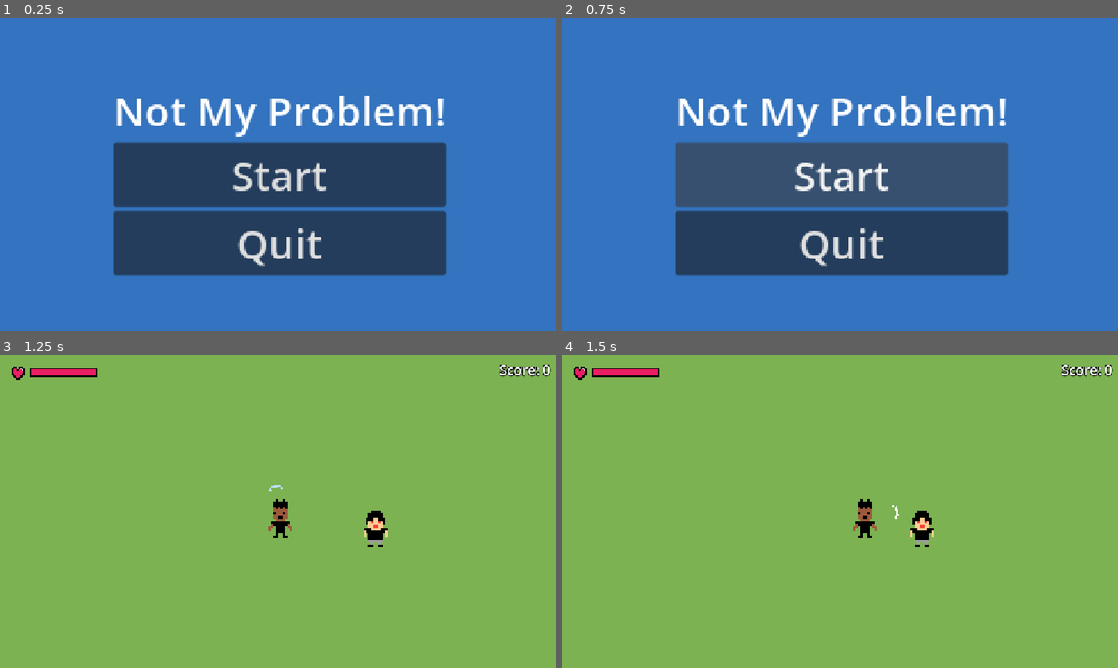
Above: before the commit, frames 1-4 (two rows, left to right).
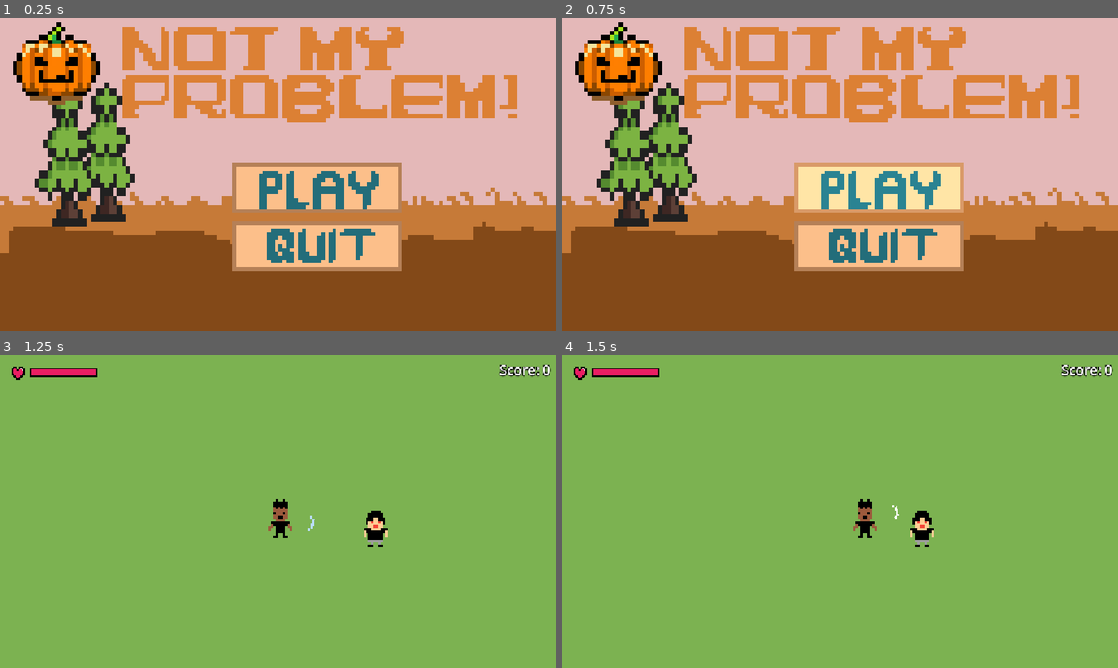
Above: after the commit, the same moments.

Repository: mcl-playz/notmyproblem
Game: Godot game, scene res://scenes/menu.tscn
Same seed, same stepped clock (60 frames per second), same inputs: the game is played once before the commit and once after it. Sound files missing from this copy of the repository are replaced by a short silence.
Inputs (mouse positions are in pixels of both pictures, inside the frame that each line leads up to; where the layout moved, square brackets give the same spot in the first picture):
- Up to frame 1 (0.25 s): no input
- Up to frame 2 (0.75 s): click (878, 187) [840, 174] at 0.5 s
- Up to frame 3 (1.25 s): no input
- Up to frame 4 (1.5 s): move the mouse to (962, 495) at 1.27 s; hold D (right) from 1.28 s (still down); click (962, 495) at 1.35 s

The runs differ from the first frame. In frame 1, 100% of the frame differs, in the area x 0-100%, y 0-100%; in frame 2, 100%; in frame 3, less than 0.1%; in frame 4, nothing differs.

Commit message:
feat: use the new main menu art

Diff:
--- a/scenes/menu.tscn
+++ b/scenes/menu.tscn
@@ -2,42 +2,64 @@
 
 [ext_resource type="Script" uid="uid://bj24tovdk4v4" path="res://scripts/menu.gd" id="1_yqeox"]
 [ext_resource type="AudioStream" uid="uid://g41n7cet48vc" path="res://assets/sounds/click.wav" id="2_click"]
+[ext_resource type="Texture2D" uid="uid://dqvrk2yldhcu4" path="res://assets/menu/main/backdrop.png" id="3_backdrop"]
+[ext_resource type="Texture2D" uid="uid://dxyn4gamdbavv" path="res://assets/menu/main/play button.png" id="4_play"]
+[ext_resource type="Texture2D" uid="uid://bb571tfrdmmf" path="res://assets/menu/main/quit button.png" id="5_quit"]
 
-[node name="Control" type="Control" unique_id=1720388359]
+[sub_resource type="AtlasTexture" id="AtlasTexture_play"]
+atlas = ExtResource("4_play")
+region = Rect2(40, 104, 176, 52)
+
+[sub_resource type="AtlasTexture" id="AtlasTexture_quit"]
+atlas = ExtResource("5_quit")
+region = Rect2(32, 104, 176, 52)
+
+[node name="Menu" type="Control" unique_id=1720388359]
 layout_mode = 3
 anchors_preset = 15
 anchor_right = 1.0
 anchor_bottom = 1.0
-offset_right = -1152.0
-offset_bottom = -648.0
 grow_horizontal = 2
 grow_vertical = 2
 script = ExtResource("1_yqeox")
 
-[node name="CenterContainer" type="CenterContainer" parent="." unique_id=1979685925]
-layout_mode = 0
-offset_right = 548.4633
-offset_bottom = 316.31204
-scale = Vector2(2.115, 2.115)
+[node name="Backdrop" type="TextureRect" parent="." unique_id=1979685925]
+layout_mode = 1
+anchors_preset = 10
+anchor_right = 1.0
+grow_horizontal = 2
+texture = ExtResource("3_backdrop")
+expand_mode = 5
 
-[node name="VBoxContainer" type="VBoxContainer" parent="CenterContainer" unique_id=1429003541]
+[node name="Buttons" type="VBoxContainer" parent="." unique_id=1429003541]
+layout_mode = 1
+anchors_preset = -1
+anchor_left = 0.57
+anchor_top = 0.52
+anchor_right = 0.57
+anchor_bottom = 0.52
+offset_left = -176.0
+offset_top = -36.95999
+offset_right = 176.0
+offset_bottom = 187.04025
+grow_horizontal = 2
+grow_vertical = 2
+theme_override_constants/separation = 16
+alignment = 1
+
+[node name="Start" type="TextureButton" parent="Buttons" unique_id=1656449215]
+custom_minimum_size = Vector2(352, 104)
 layout_mode = 2
+texture_normal = SubResource("AtlasTexture_play")
+ignore_texture_size = true
+stretch_mode = 0
 
-[node name="Not My Problem!" type="Label" parent="CenterContainer/VBoxContainer" unique_id=309275270]
+[node name="Quit" type="TextureButton" parent="Buttons" unique_id=890634472]
+custom_minimum_size = Vector2(352, 104)
 layout_mode = 2
-theme_override_font_sizes/font_size = 40
-text = "Not My Problem!"
-
-[node name="Start" type="Button" parent="CenterContainer/VBoxContainer" unique_id=1656449215]
-layout_mode = 2
-theme_override_font_sizes/font_size = 40
-text = "Start"
-
-[node name="Quit" type="Button" parent="CenterContainer/VBoxContainer" unique_id=890634472]
-layout_mode = 2
-theme_override_font_sizes/font_size = 40
-text = "Quit
-"
+texture_normal = SubResource("AtlasTexture_quit")
+ignore_texture_size = true
+stretch_mode = 0
 
 [node name="ClickSound" type="AudioStreamPlayer" parent="." unique_id=1364829175]
 stream = ExtResource("2_click")
--- a/scripts/menu.gd
+++ b/scripts/menu.gd
@@ -1,12 +1,15 @@
 extends Control
 
-@onready var start_button = $CenterContainer/VBoxContainer/Start
-@onready var quit_button = $CenterContainer/VBoxContainer/Quit
+@onready var start_button = $Buttons/Start
+@onready var quit_button = $Buttons/Quit
 @onready var click_sound = $ClickSound
 
 func _ready():
 	start_button.pressed.connect(_on_start_pressed)
 	quit_button.pressed.connect(_on_quit_pressed)
+	for button in [start_button, quit_button]:
+		button.mouse_entered.connect(func(): button.modulate = Color(1.2, 1.2, 1.2))
+		button.mouse_exited.connect(func(): button.modulate = Color.WHITE)
 
 func _on_start_pressed():
 	click_sound.play()
Binary file added: assets/menu/main/backdrop.png
Not shown, added: assets/menu/main/backdrop.png.import
Binary file added: assets/menu/main/play button.png
Not shown, added: assets/menu/main/play button.png.import
Binary file added: assets/menu/main/quit button.png
Not shown, added: assets/menu/main/quit button.png.import
